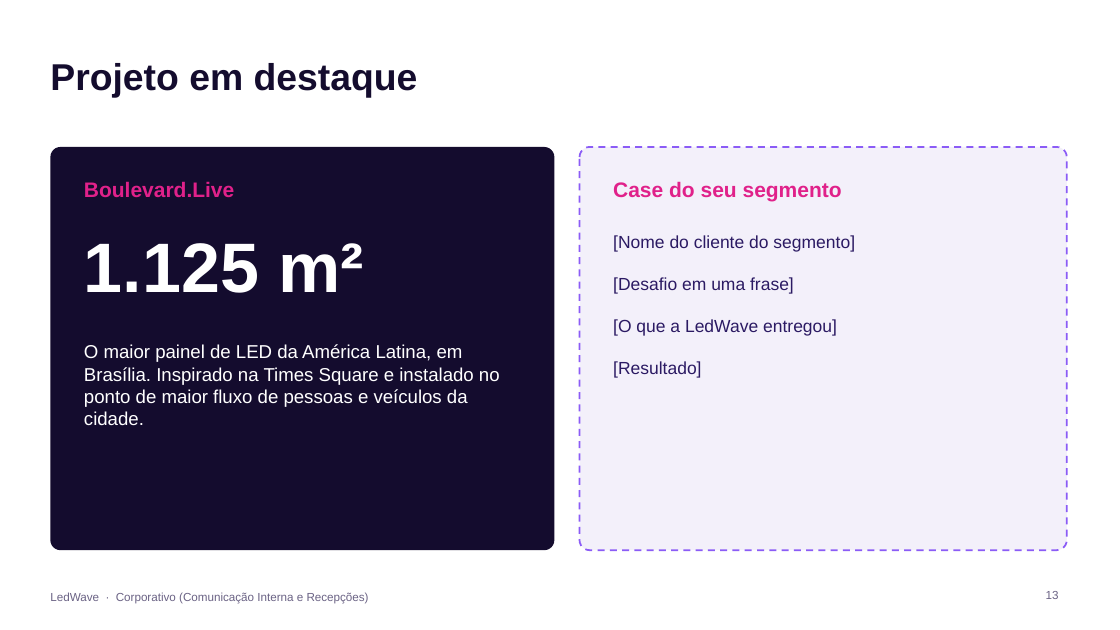
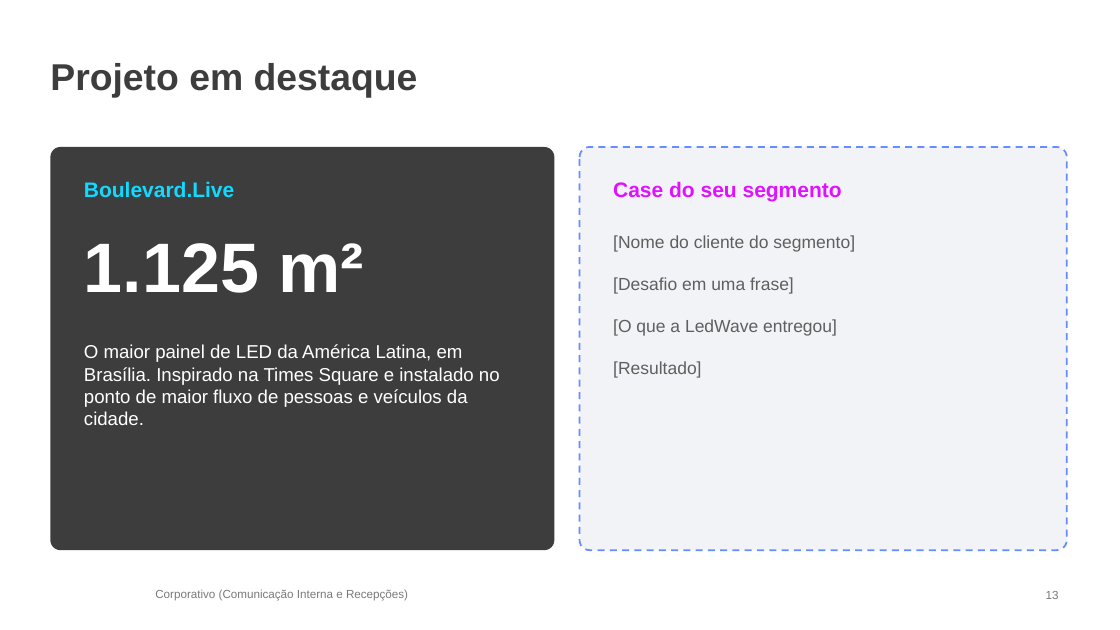
Before and after one commit to itarsilva/Treino, a slide deck: slide 13 of ledwave-comercial/apresentacoes/LedWave_Corporativo.pptx. Drawn at 1120x630 pixels with LibreOffice and Linux fonts; fonts in the diff are those of the drawing; background and template pictures are left out. Boxes give left, top, right and bottom in pixels: in the first picture for what was removed or moved away, otherwise in the second. Text is boxed around its words. In the diff, an @@ line names an element or a change of style, - is before the commit and + after.

```diff
--- a/ledwave-comercial/apresentacoes/LedWave_Corporativo.pptx
+++ b/ledwave-comercial/apresentacoes/LedWave_Corporativo.pptx
@@ title "Projeto em destaque" at [50,63,418,98]: text colour #140C2E to #3D3D3D @@
@@ rounded rectangle at [50,147,555,550]: fill #140C2E to #3D3D3D @@
@@ rounded rectangle at [580,147,1067,550]: fill #F3F0FA to #F2F3F7; outline #8B5CF6 1.5 pt dashed to #658DFF 1.5 pt dashed @@
@@ text "Boulevard.Live" at [84,181,234,197]: text colour #E0218A to #12D9FF @@
@@ text "Case do seu segmento" at [613,181,842,201]: text colour #E0218A to #E011FF @@
@@ text "[Nome do cliente do segmento]" at [613,235,855,378]: text colour #2B1A63 to #5F5F5F @@
@@ text at [155,589,408,601]: text changed; text colour #6B6385 to #7A7A7A @@
-LedWave · Corporativo (Comunicação Interna e Recepções)
+Corporativo (Comunicação Interna e Recepções)
@@ page number at [1046,591,1059,599]: text colour #6B6385 to #7A7A7A @@
```
Also in this commit, not shown: 13 other slides changed, 27 other files.
